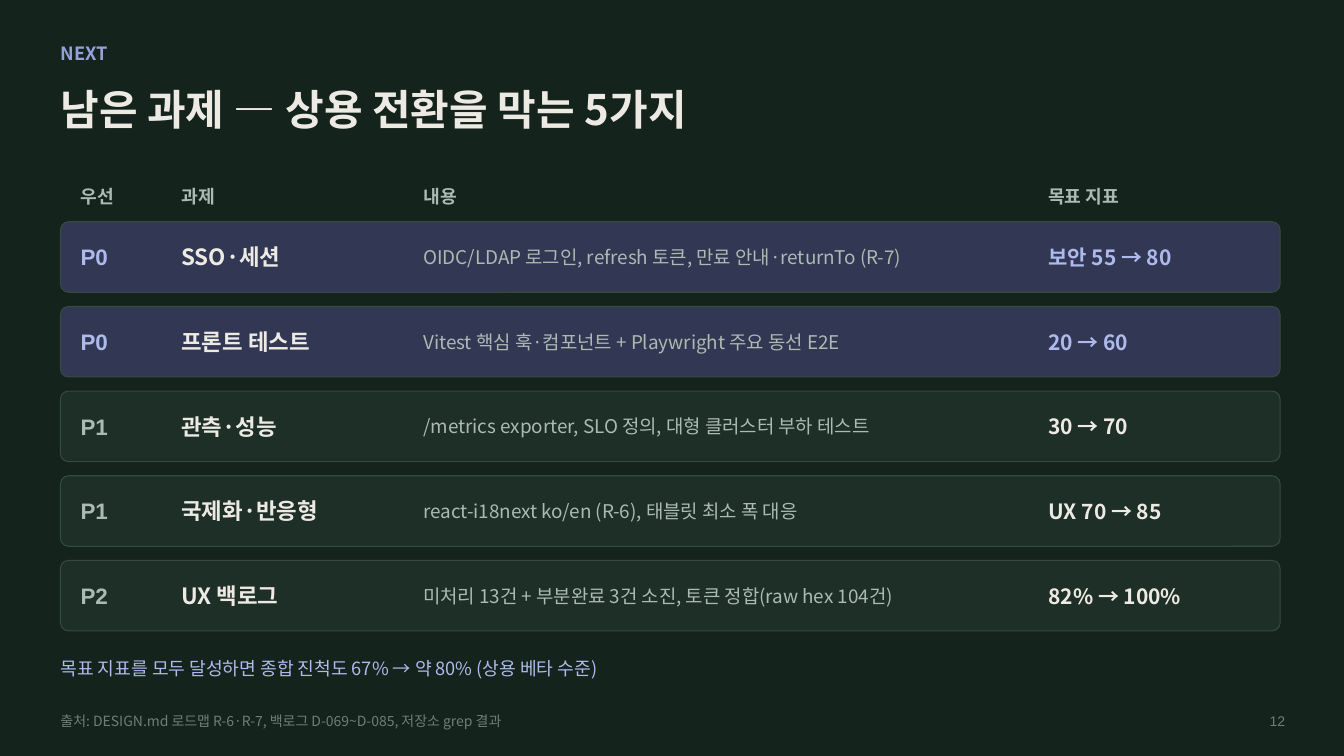
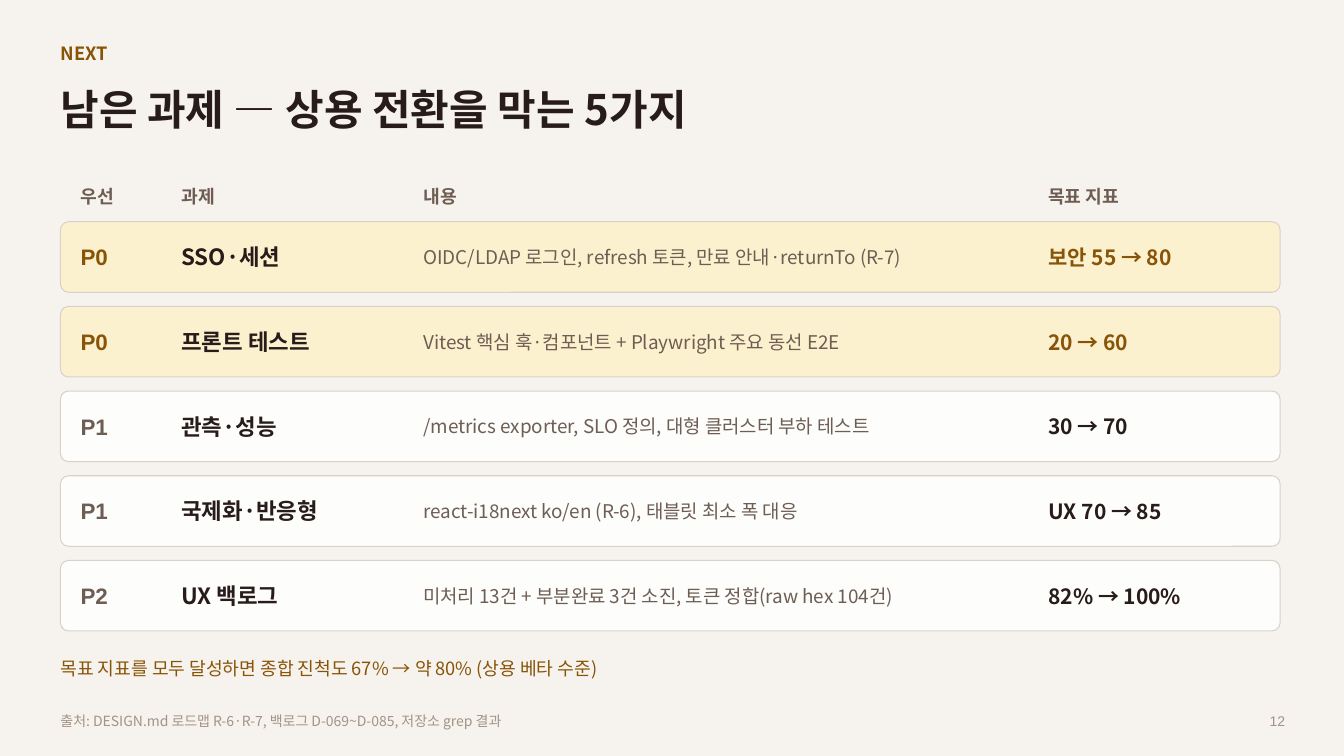
Before and after one commit to riverjin839/devops_management, a slide deck: slide 12 of docs/reports/2026-10_PEP_AI개발_리포트.pptx. Drawn at 1344x756 pixels with LibreOffice and Linux fonts; fonts in the diff are those of the drawing. Boxes give left, top, right and bottom in pixels: in the first picture for what was removed or moved away, otherwise in the second. Text is boxed around its words. In the diff, an @@ line names an element or a change of style, - is before the commit and + after.

```diff
--- a/docs/reports/2026-10_PEP_AI개발_리포트.pptx
+++ b/docs/reports/2026-10_PEP_AI개발_리포트.pptx
@@ background #15231D to #F6F3EF @@
@@ text "NEXT" at (x1=60, y1=46, x2=107, y2=60): text colour #94A2DB to #885407 @@
@@ rounded rectangle at (x1=60, y1=222, x2=1280, y2=292): fill #323853 to #FCF1CF; outline #364A41 0.75 pt to #D8D1CA 0.75 pt @@
@@ rounded rectangle at (x1=60, y1=307, x2=1280, y2=377): fill #323853 to #FCF1CF; outline #364A41 0.75 pt to #D8D1CA 0.75 pt @@
@@ fill #1E2F28 to #FDFDFC; outline #364A41 0.75 pt to #D8D1CA 0.75 pt in 3 elements at (x1=60, y1=391, x2=1280, y2=462), (x1=60, y1=476, x2=1280, y2=546), (x1=60, y1=561, x2=1280, y2=631) @@
@@ text colour #ABBAB2 to #6E5D53 in 12 elements at (x1=81, y1=188, x2=114, y2=205), (x1=181, y1=187, x2=214, y2=205), (x1=423, y1=187, x2=456, y2=205), (x1=1048, y1=188, x2=1119, y2=205), (x1=423, y1=248, x2=901, y2=268), (x1=423, y1=333, x2=840, y2=354), (x1=81, y1=419, x2=108, y2=435), (x1=423, y1=417, x2=869, y2=438), (x1=81, y1=503, x2=108, y2=519), (x1=423, y1=502, x2=798, y2=522), (x1=81, y1=588, x2=108, y2=604), (x1=423, y1=587, x2=893, y2=607) @@
@@ text colour #EDEAE3 to #281C1A in 9 elements at (x1=60, y1=89, x2=687, y2=129), (x1=181, y1=246, x2=280, y2=267), (x1=181, y1=331, x2=310, y2=352), (x1=181, y1=416, x2=276, y2=437), (x1=1048, y1=418, x2=1129, y2=435), (x1=181, y1=500, x2=318, y2=521), (x1=1048, y1=503, x2=1162, y2=520), (x1=181, y1=585, x2=279, y2=606), (x1=1048, y1=588, x2=1181, y2=605) @@
@@ text colour #ADBAEB to #885407 in 5 elements at (x1=81, y1=249, x2=108, y2=265), (x1=1048, y1=247, x2=1172, y2=267), (x1=81, y1=334, x2=108, y2=350), (x1=1048, y1=334, x2=1129, y2=351), (x1=60, y1=659, x2=598, y2=679) @@
@@ text "출처: DESIGN.md 로드맵 R-6·R-7, 백로그 ..." at (x1=60, y1=714, x2=502, y2=730): text colour #6E7F77 to #A49284 @@
@@ text "12" at (x1=1270, y1=716, x2=1286, y2=726): text colour #6E7F77 to #A49284 @@
```
Also in this commit, not shown: 12 other slides changed, 2 slides added, 1 other file.
